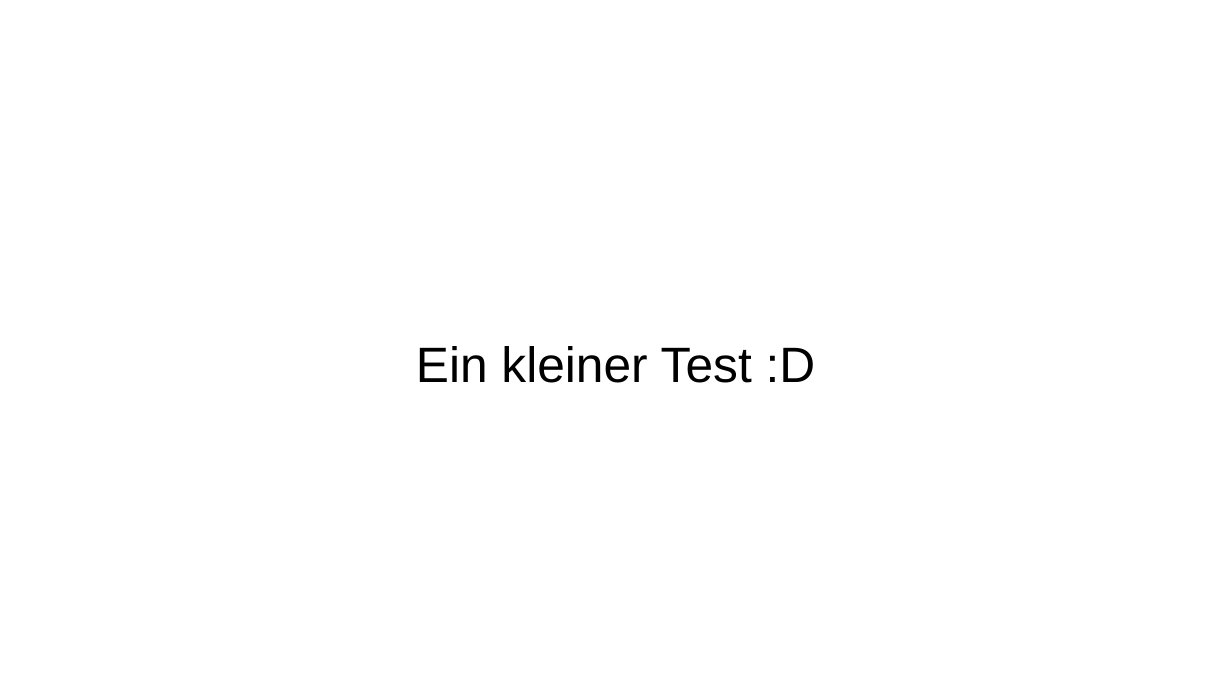
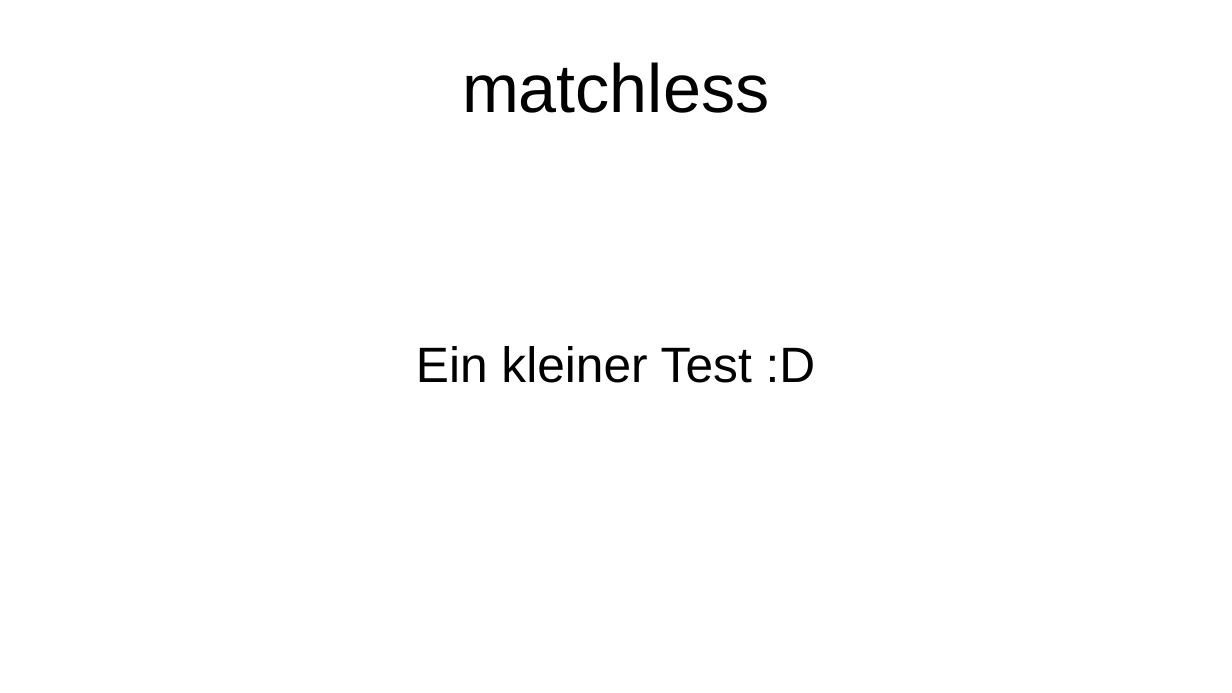
Before and after one commit to CHRINIMUE/PiPresenter, a slide deck: slide 1 of current.odp. Drawn at 1232x693 pixels with LibreOffice and Linux fonts; fonts in the diff are those of the drawing. Boxes give left, top, right and bottom in pixels: in the first picture for what was removed or moved away, otherwise in the second. Text is boxed around its words. In the diff, an @@ line names an element or a change of style, - is before the commit and + after.

```diff
--- a/current.odp
+++ b/current.odp
@@ title added at <box>462,62,769,113</box>, 44 pt, text #000000 @@
+matchless
```
